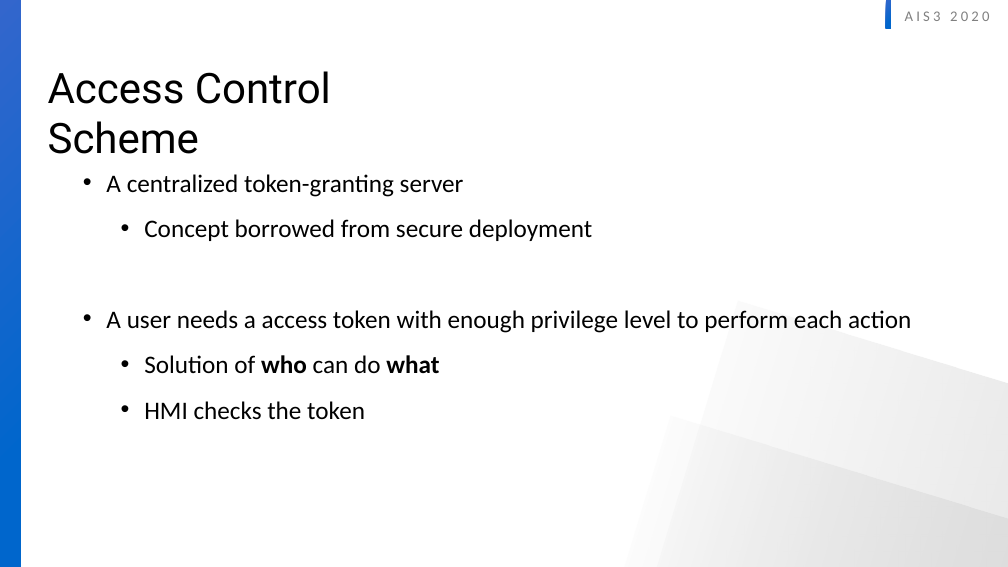
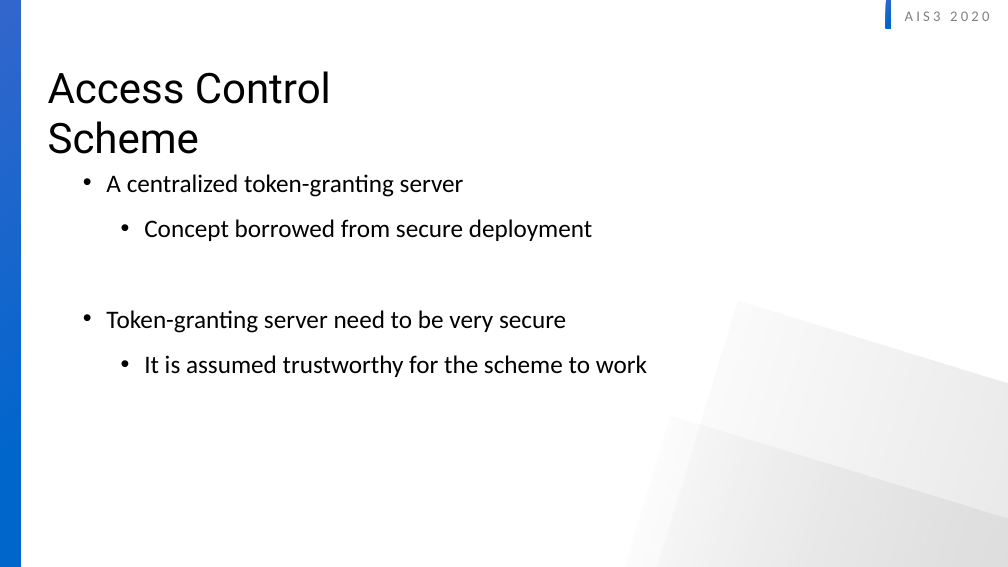
Before and after one commit to as535364/AIS3-ICS6, a slide deck: slide 7 of presentation.pptx. Drawn at 1008x567 pixels with LibreOffice and Linux fonts; fonts in the diff are those of the drawing. Boxes give left, top, right and bottom in pixels: in the first picture for what was removed or moved away, otherwise in the second. Text is boxed around its words. In the diff, an @@ line names an element or a change of style, - is before the commit and + after.

Commit message:
fix ppt

```diff
--- a/presentation.pptx
+++ b/presentation.pptx
@@ text at (x1=106, y1=310, x2=647, y2=377): text changed @@
-• A user needs a access token with enough privilege level to perform each action
-  • Solution of who can do what
-  • HMI checks the token
+• Token-granting server need to be very secure
+  • It is assumed trustworthy for the scheme to work
```
Also in this commit, not shown: 1 other slide changed, 2 slides removed.
